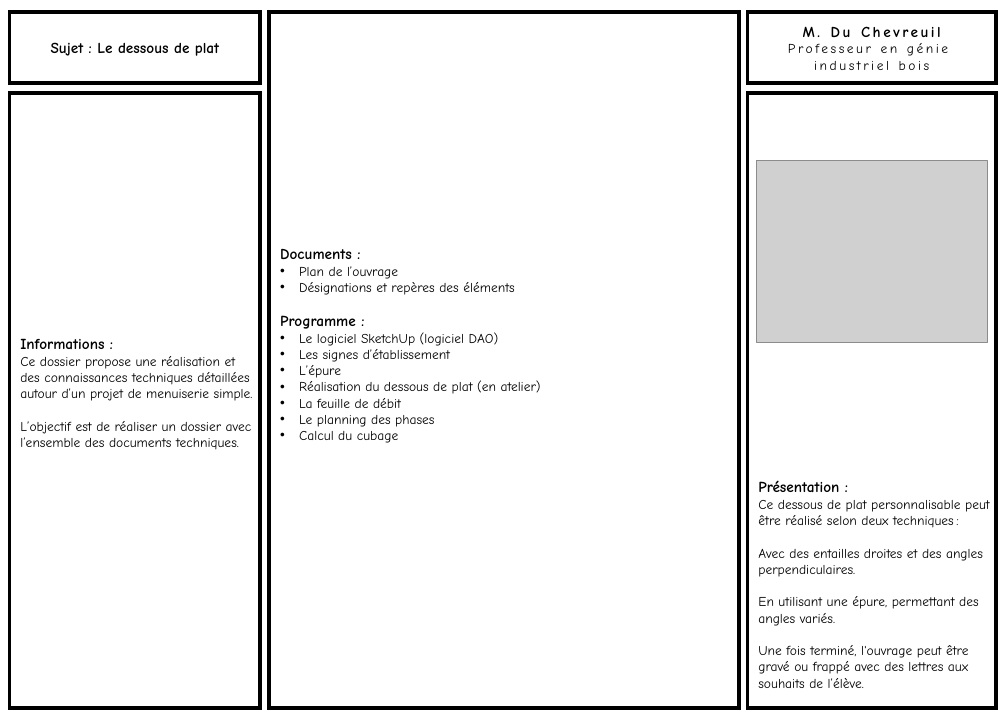
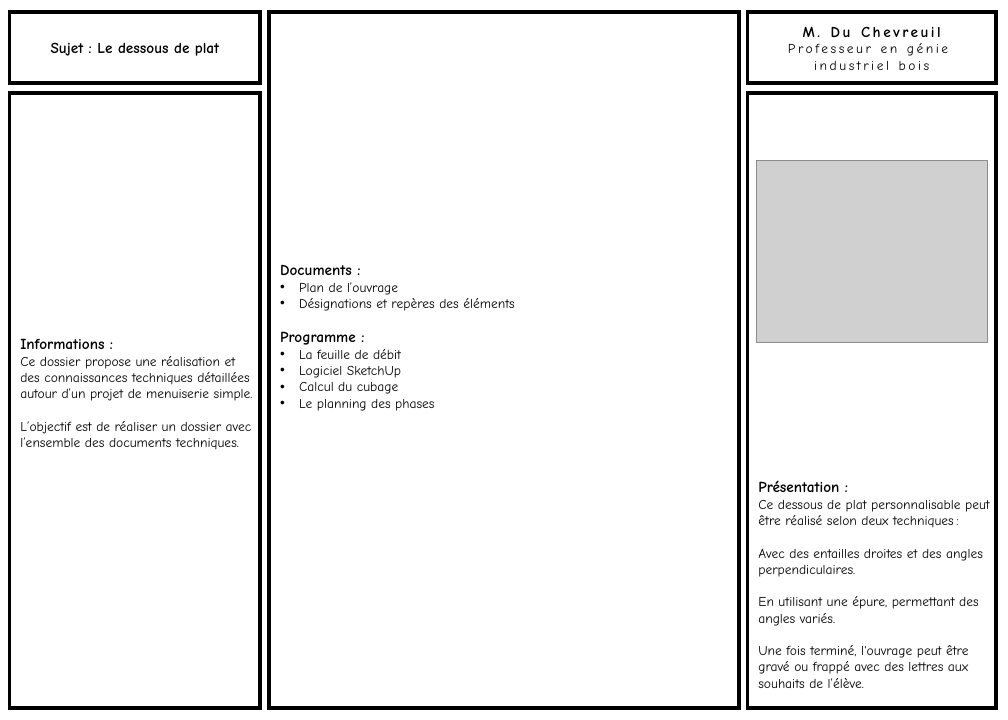
Before and after one commit to kduchevreuil/Cours-Menuiserie, a slide deck: slide 1 of Dossier Dessous de plat/DOSSIER dessous de plat (Terminale).pptx. Drawn at 1008x720 pixels with LibreOffice and Linux fonts; fonts in the diff are those of the drawing; grey boxes stand for pictures. Boxes give left, top, right and bottom in pixels: in the first picture for what was removed or moved away, otherwise in the second. Text is boxed around its words. In the diff, an @@ line names an element or a change of style, - is before the commit and + after.

```diff
--- a/Dossier Dessous de plat/DOSSIER dessous de plat (Terminale).pptx
+++ b/Dossier Dessous de plat/DOSSIER dessous de plat (Terminale).pptx
@@ text in rectangle at (299, 332, 541, 394): paragraphs removed @@
-• Le logiciel SketchUp (logiciel DAO)
-• Les signes d’établissement
-• L’épure
-• Réalisation du dessous de plat (en atelier)
@@ text in rectangle at (299, 366, 401, 394): paragraphs added @@
+• Logiciel SketchUp
+• Calcul du cubage
@@ text in rectangle at (299, 431, 399, 443): paragraph removed @@
-• Calcul du cubage
```
Also in this commit, not shown: 2 slides added, 13 other files.
